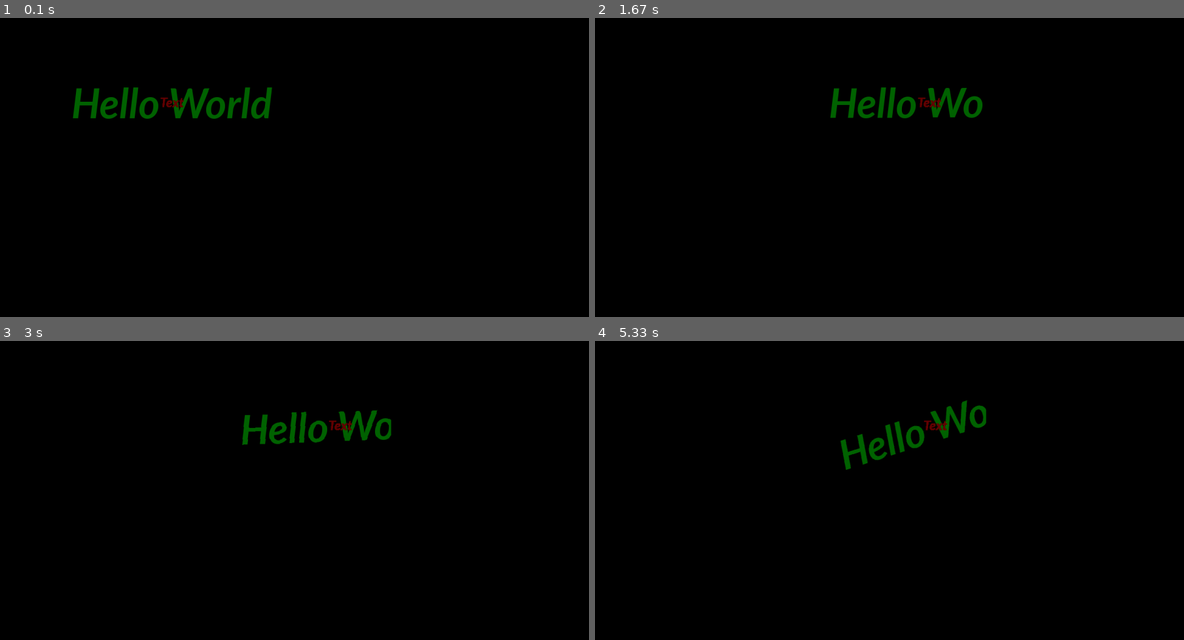
Above: before the commit, frames 1-4 (two rows, left to right).
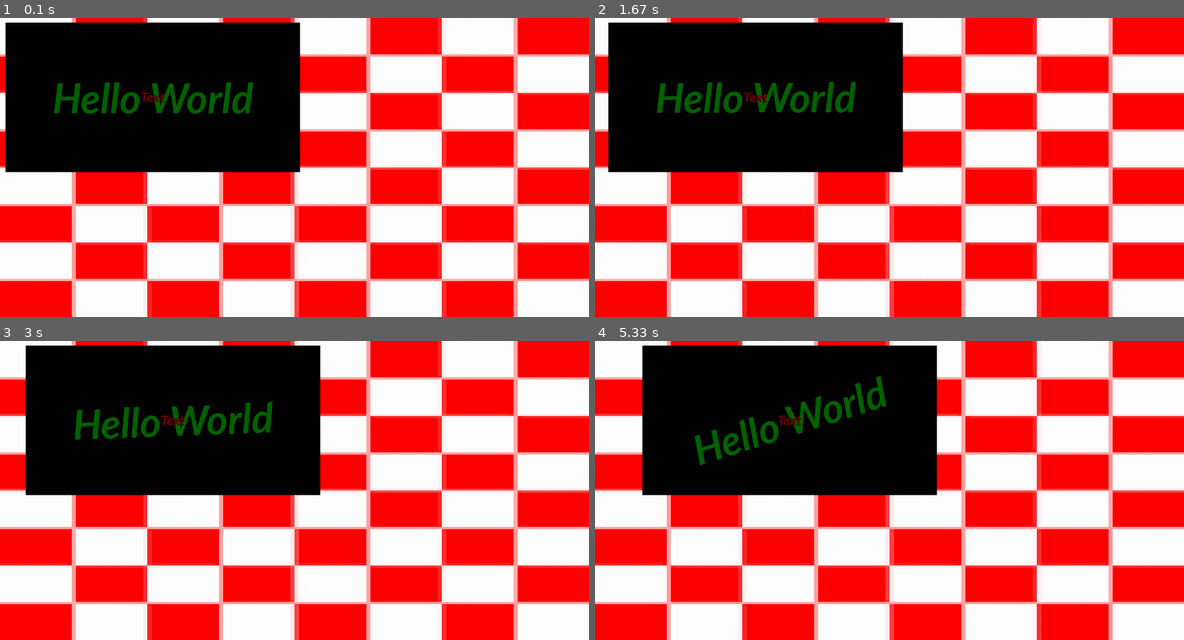
Above: after the commit, the same moments.

Repository: FizzyKing6002/App-Game-Designer-using-Pygame
Game: pygame game, started from projectEditor.py
Two runs of this game, one before a commit and one after it. Both use one fixed random seed, a clock stepped at 60 frames per second and the inputs below.
Inputs (mouse positions are in pixels of both pictures, inside the frame that each line leads up to):
- Up to frame 1 (0.1 s): no input
- Up to frame 2 (1.67 s): click (889, 167) at 0.38 s; click (748, 170) at 0.72 s; click (706, 236) at 1.05 s; click (736, 56) at 1.38 s
- Up to frame 3 (3 s): no input
- Up to frame 4 (5.33 s): no input

The runs differ from the first frame. In frame 1, 77% of the frame differs, in the area x 0-100%, y 0-100%; in frame 2, 77%; in frame 3, 77%; in frame 4, 77%.

Commit message:
Bug Fix when Moving Text
Text was moving too much in its container, this is fixed as the correct coordinates are now passed to child objects.
Bugged, surfaces are fully black rather than transparent.

Diff:
--- a/EditorScripts/ObjectScripts/Example_Object.py
+++ b/EditorScripts/ObjectScripts/Example_Object.py
@@ -13,7 +13,7 @@
         self.active = True
         self.update_priority = 0
 
-        self.objects_visible_outside_container = False
+        self.objects_visible_outside_container = True
         self.img_dir = "EditorTextures/example_image.png"
         self.activation_keys = {}
 
--- a/EditorScripts/ObjectScripts/Example_Object2.py
+++ b/EditorScripts/ObjectScripts/Example_Object2.py
@@ -40,7 +40,7 @@
     def frame_update(self, global_scripts):
         if self.one_time:
             self.one_time = False
-            self.create_animation(200, 1000, "posx", "x")
+            self.create_animation(200, 10000, "posx", "x")
 
     def left_clicked(self):
         pass
--- a/ImportCode/objects.py
+++ b/ImportCode/objects.py
@@ -138,7 +138,7 @@
             surface = pygame.Surface(self.size).convert()
             for obj in self.objects:
                 obj(surface, time,
-                    self.pos, self.size, self.rot, self.opa,
+                    [self.size[0] // 2, self.size[1] // 2], self.size, self.rot, self.opa,
                     mouse_pos, mouse_state, key_state, global_scripts)
 
             draw_surface(self, window, surface)
